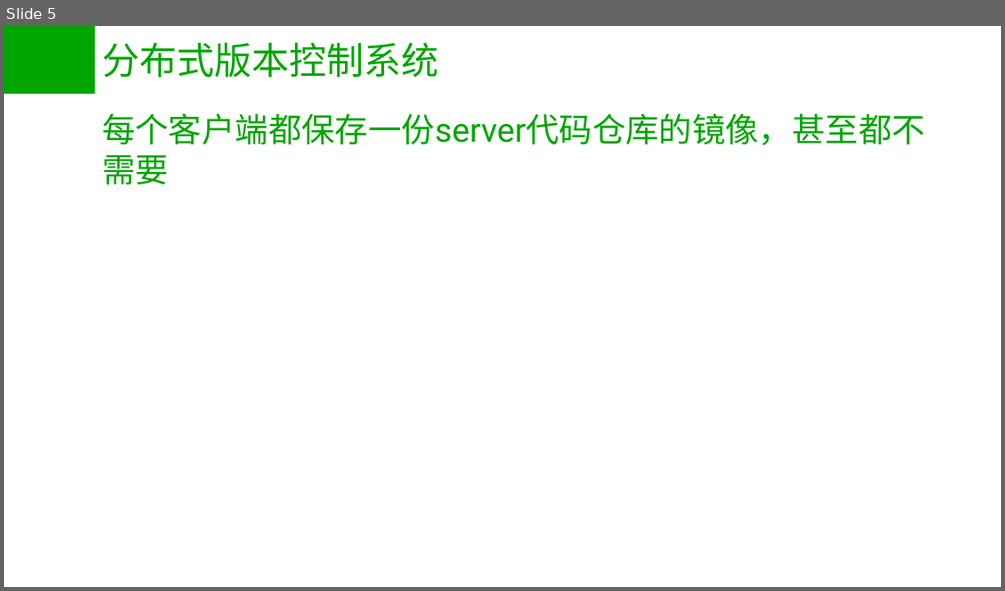
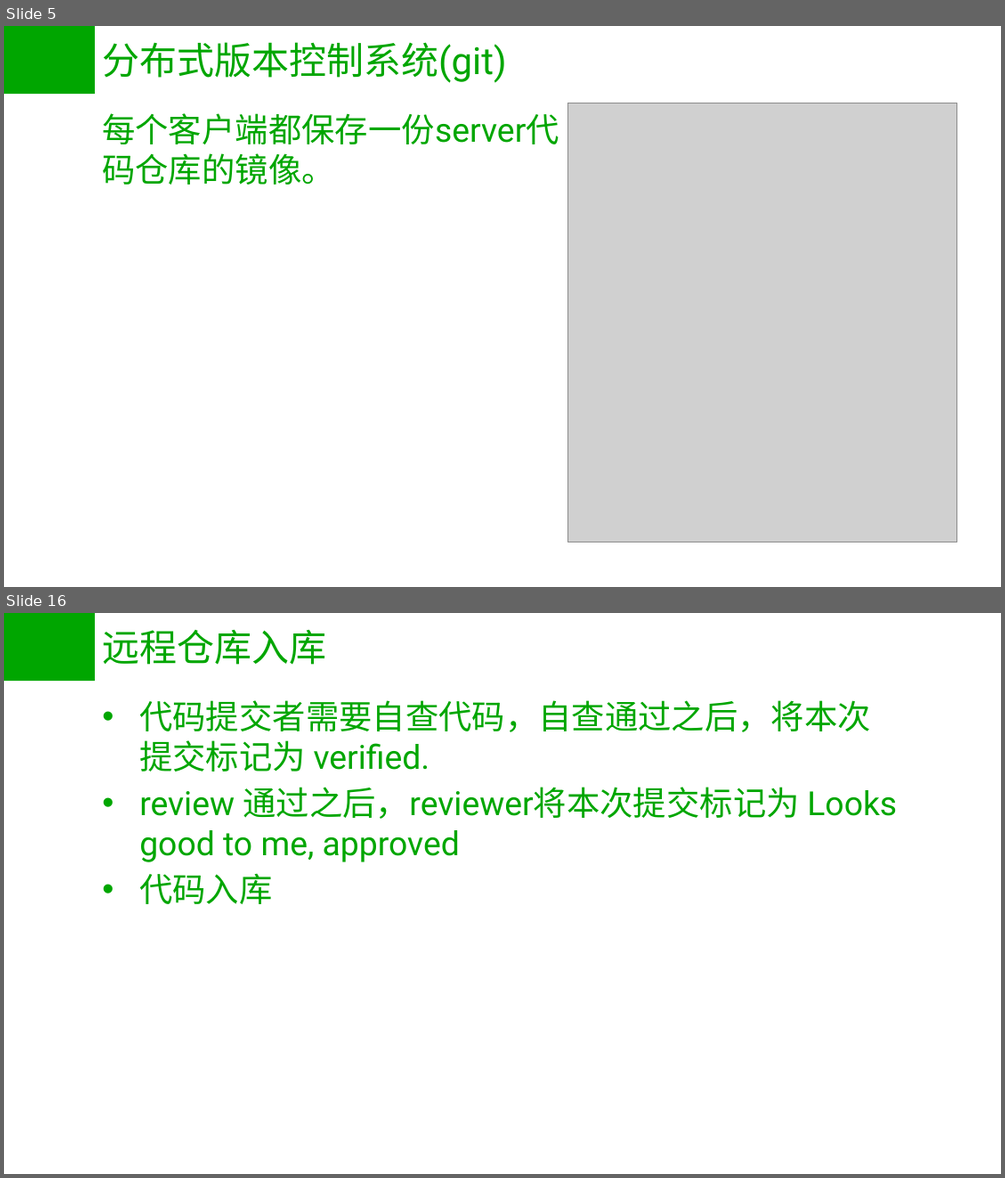
Before and after one commit to dannl/git_test, a slide deck: git.pptx. Shown one above the other, each under a label of ours: slide 5 before the commit, slides 5 and 16 after it; the slides between them are not shown. The pictures are 1005x591 and 1005x1178 pixels, drawn with LibreOffice and Linux fonts; fonts in the diff are those of the drawing; grey boxes stand for pictures. Boxes give left, top, right and bottom in pixels: in the first picture for what was removed or moved away, otherwise in the second. Text is boxed around its words. In the diff, an @@ line names an element or a change of style, - is before the commit and + after.

```diff
--- a/git.pptx
+++ b/git.pptx
@@ slide 16 added at (4, 613, 1001, 1174), background #CCE8CF; not listed: 1 template element that a slide beside it also shows @@
@@ title added at (102, 629, 326, 665), 36 pt, text #00A600 @@
+远程仓库入库
@@ text added at (139, 700, 897, 904), 32 pt, text #00A600 @@
+• 代码提交者需要自查代码，自查通过之后，将本次提交标记为 verified.
+• review 通过之后，reviewer将本次提交标记为 Looks good to me, approved
+• 代码入库
@@ slide 5 changed as well @@
@@ title at (102, 42, 506, 83): text changed @@
-分布式版本控制系统
+分布式版本控制系统(git)
@@ picture added at (568, 103, 957, 541) @@
@@ text at (102, 113, 559, 184): text changed @@
-每个客户端都保存一份server代码仓库的镜像，甚至都不需要
+每个客户端都保存一份server代码仓库的镜像。
```
Also in this commit, not shown: 3 other slides changed, 11 other slides added, 1 slide removed.
